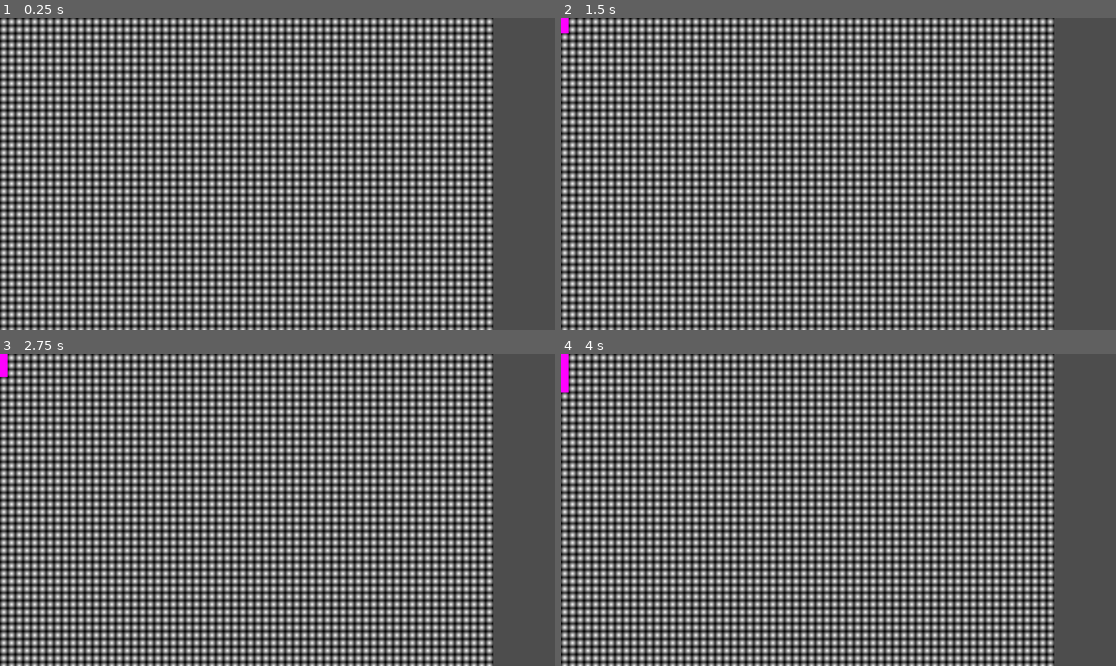
Above: before the commit, frames 1-4 (two rows, left to right).
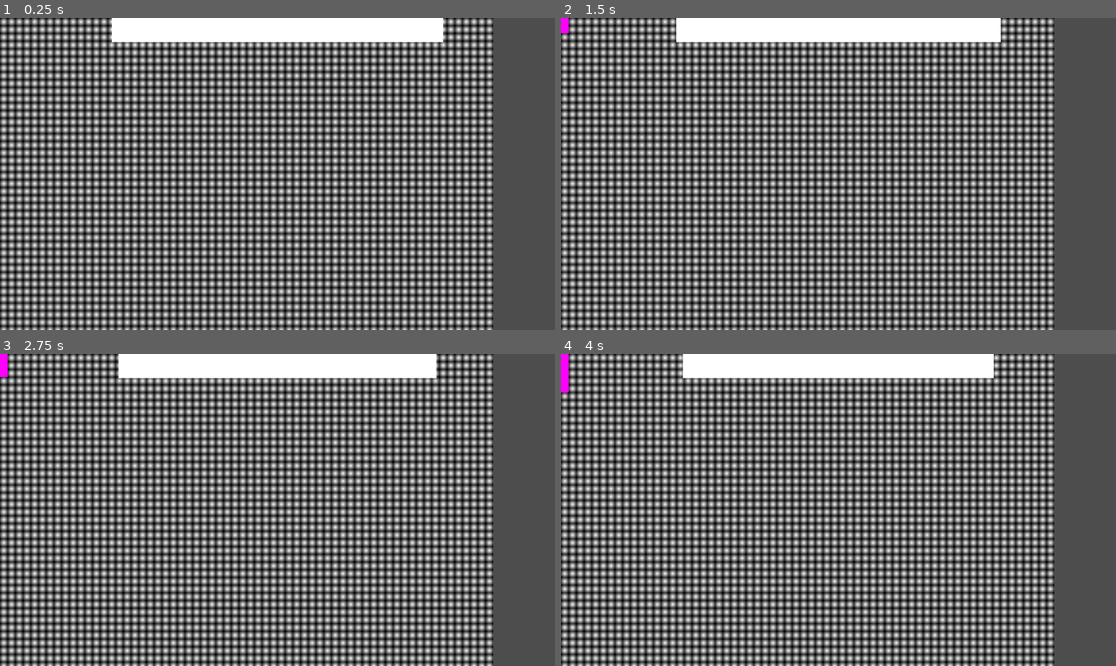
Above: after the commit, the same moments.

Repository: snappy-cobra/GGJ25
Game: Godot game, scene res://scenes/world.tscn
Two runs of this game, one before a commit and one after it. Both use one fixed random seed, a clock stepped at 60 frames per second and the inputs below.
Inputs (mouse positions are in pixels of both pictures, inside the frame that each line leads up to):
- Up to frame 1 (0.25 s): no input
- Up to frame 2 (1.5 s): tap Enter at 0.5 s; move the mouse to (566, 21) at 0.52 s; click (566, 21) at 0.67 s; tap Space at 1.25 s; move the mouse to (566, 30) at 1.27 s; click (566, 30) at 1.42 s
- Up to frame 3 (2.75 s): tap Enter at 2 s; move the mouse to (5, 372) at 2.02 s; click (5, 372) at 2.17 s
- Up to frame 4 (4 s): tap Space at 2.75 s; move the mouse to (566, 382) at 2.77 s; click (566, 382) at 2.92 s; tap Enter at 3.5 s; move the mouse to (566, 388) at 3.52 s; click (566, 388) at 3.67 s

The runs differ from the first frame. In frame 1, 4.6% of the frame differs, in the area x 20-80%, y 0-8%; in frame 2, 4.5%; in frame 3, 4.4%; in frame 4, 4.3%.

Commit message:
First swing at the timer and game logic basics

Diff:
--- a/game/code/bubble.gd
+++ b/game/code/bubble.gd
@@ -3,7 +3,9 @@
 const size = 16
 
 var pos: Vector2i
-
+var value: int
+var taps: int
+var taps_max: int
 const bubble_scene = preload("res://scenes/bubble.tscn")
 
 static func create(pos: Vector2i) -> Bubble:
@@ -12,10 +14,20 @@
 	bubble.position = pos * size
 	return bubble
 
+func setup(taps_required: int):
+	taps_max = taps_required
+	value = taps_required
+
+# RENAME TO tapped()
 func pop(player: Player) -> void:
 	$Unpopped.hide()
 	$Popped.modulate = player.team.color
 	$Popped.show()
+	if taps >= taps_max:
+		popped(player)
+
+func popped(player: Player) -> void:
+	emit_signal("popped", value, player)
 
 
 func _on_debug_input_input_event(viewport: Node, event: InputEvent, shape_idx: int) -> void:
--- a/game/project.godot
+++ b/game/project.godot
@@ -22,6 +22,10 @@
 [display]
 
 window/size/mode=2
+
+[dotnet]
+
+project/assembly_name="GGJ25"
 
 [input]
 
--- /dev/null
+++ b/game/scenes/color_rect.gd
@@ -0,0 +1,12 @@
+extends ColorRect
+
+
+# Called when the node enters the scene tree for the first time.
+func _ready() -> void:
+	pass # Replace with function body.
+
+
+# Called every frame. 'delta' is the elapsed time since the previous frame.
+func _process(delta: float) -> void:
+
+	pass
--- /dev/null
+++ b/game/scenes/game_logic.gd
@@ -0,0 +1,11 @@
+extends Node
+
+
+# Called when the node enters the scene tree for the first time.
+func _ready() -> void:
+	pass # Replace with function body.
+
+
+# Called every frame. 'delta' is the elapsed time since the previous frame.
+func _process(delta: float) -> void:
+	pass
--- /dev/null
+++ b/game/scenes/timer_bar.tscn
@@ -0,0 +1,19 @@
+[gd_scene load_steps=3 format=3 uid="uid://clcyvn2gf0kae"]
+
+[ext_resource type="Script" path="res://timer_bar.gd" id="1_g56el"]
+[ext_resource type="Script" path="res://scenes/color_rect.gd" id="2_xupyw"]
+
+[node name="TimerBar" type="Control"]
+layout_mode = 3
+anchors_preset = 15
+anchor_right = 1.0
+anchor_bottom = 1.0
+grow_horizontal = 2
+grow_vertical = 2
+script = ExtResource("1_g56el")
+
+[node name="ColorRect" type="ColorRect" parent="."]
+layout_mode = 0
+offset_right = 40.0
+offset_bottom = 40.0
+script = ExtResource("2_xupyw")
--- a/game/scenes/world.tscn
+++ b/game/scenes/world.tscn
@@ -1,7 +1,8 @@
-[gd_scene load_steps=4 format=3 uid="uid://cswy8e8u3047b"]
+[gd_scene load_steps=5 format=3 uid="uid://cswy8e8u3047b"]
 
 [ext_resource type="Script" path="res://code/players.gd" id="2_qriy4"]
 [ext_resource type="Script" path="res://code/phoenix_input.gd" id="3_6kcq6"]
+[ext_resource type="PackedScene" uid="uid://clcyvn2gf0kae" path="res://scenes/timer_bar.tscn" id="4_j3cyd"]
 [ext_resource type="Script" path="res://code/bubbles.gd" id="4_sei7x"]
 
 [node name="World" type="Node2D"]
@@ -16,3 +17,5 @@
 [node name="Bubbles" type="Node2D" parent="."]
 unique_name_in_owner = true
 script = ExtResource("4_sei7x")
+
+[node name="TimerBar" parent="." instance=ExtResource("4_j3cyd")]
--- /dev/null
+++ b/game/timer_bar.gd
@@ -0,0 +1,30 @@
+extends Control
+
+@onready var rect: ColorRect = $ColorRect
+
+var round_time: float = 0
+var round_limit: float = 60
+var window_size = DisplayServer.window_get_size()
+
+# Called when the node enters the scene tree for the first time.
+func _ready() -> void:
+	rect.set_size(Vector2(window_size.x, 50))
+
+	pass # Replace with function body.
+
+
+# Called every frame. 'delta' is the elapsed time since the previous frame.
+func _process(delta: float) -> void:
+
+	round_time += delta
+	if round_time >= round_limit:
+		# signal round end
+		return
+	var percentage_remaining:float = (round_limit-round_time)/100
+	# ends with 0 width
+	rect.set_size(Vector2(window_size.x * percentage_remaining, 50))
+	# ends in the center
+	# This does some JITTER now!
+	var x = (window_size.x - rect.get_size().x)/2
+	rect.set_position(Vector2(x, 0))
+	pass
